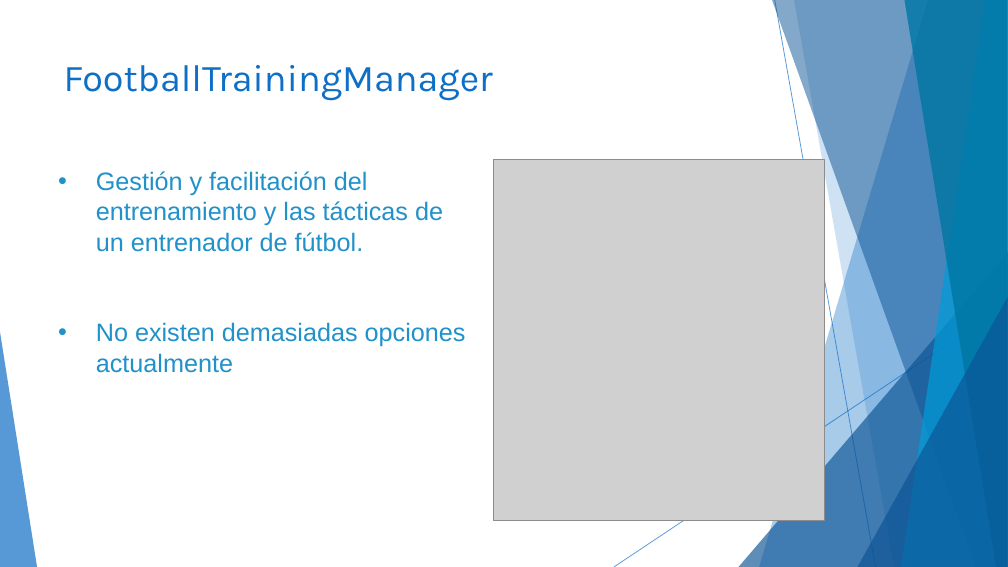
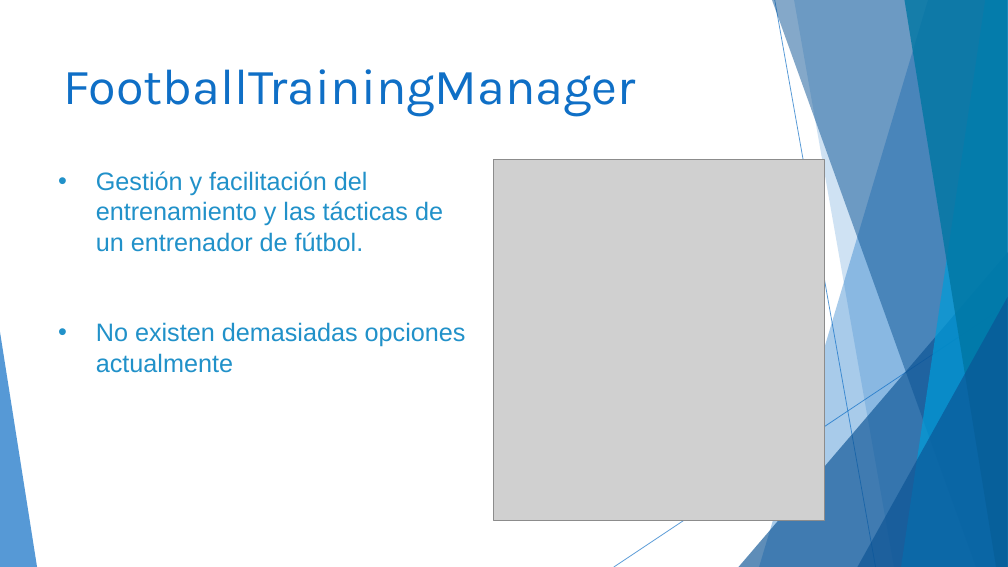
Before and after one commit to DylanSoler/ProyectoDAM, a slide deck: slide 2 of Documentacion/Presentacion/FootballTrainingManagerPresentacion.pptx. Drawn at 1008x567 pixels with LibreOffice and Linux fonts; fonts in the diff are those of the drawing; grey boxes stand for pictures. Boxes give left, top, right and bottom in pixels: in the first picture for what was removed or moved away, otherwise in the second. Text is boxed around its words. In the diff, an @@ line names an element or a change of style, - is before the commit and + after.

```diff
--- a/Documentacion/Presentacion/FootballTrainingManagerPresentacion.pptx
+++ b/Documentacion/Presentacion/FootballTrainingManagerPresentacion.pptx
@@ title "FootballTrainingManager" at (64,69,636,117): size 36 to 48 pt @@
```
Also in this commit, not shown: 8 other slides changed, 1 slide added, 1 slide removed, 2 other files.
